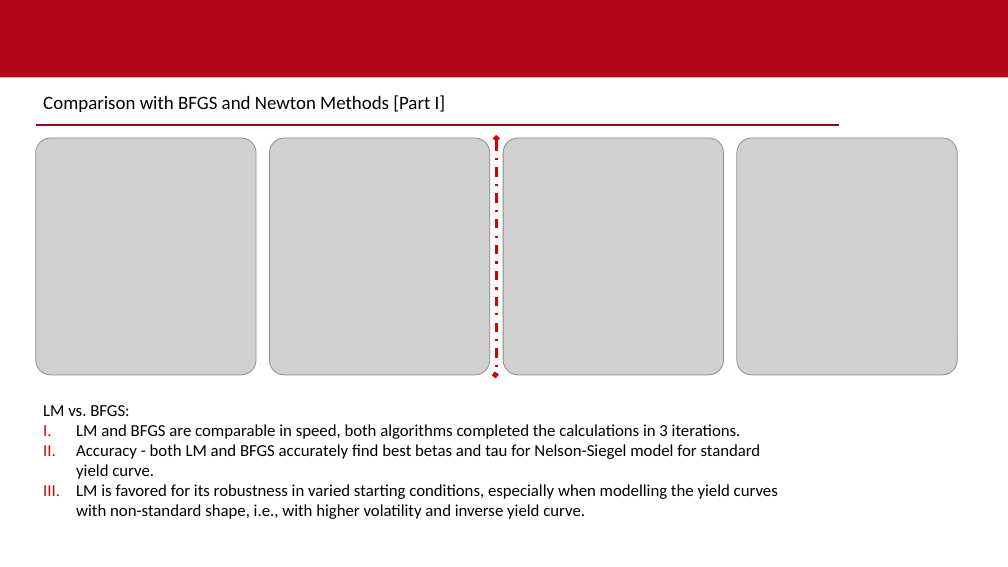
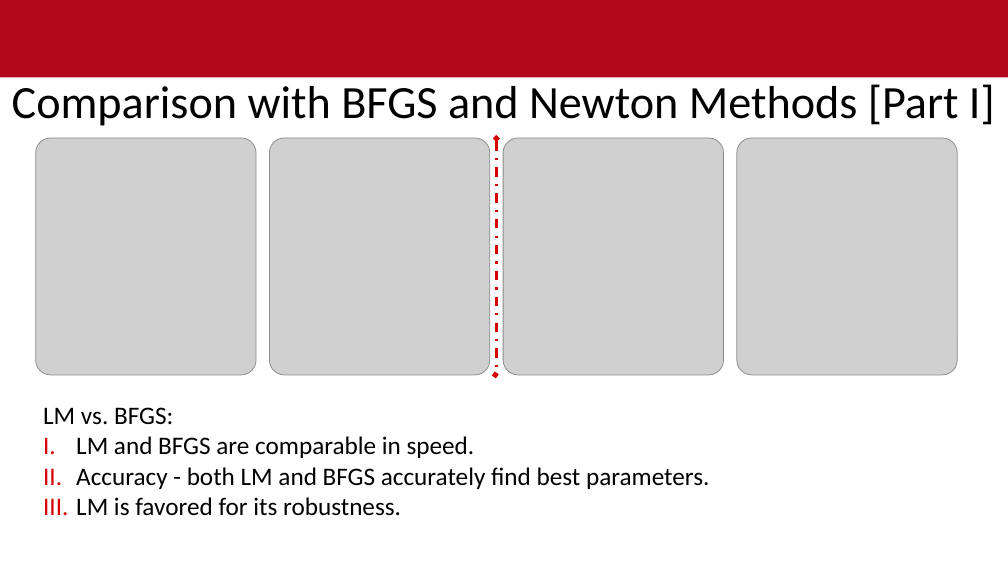
Before and after one commit to ibrahimuali/CompMath, a slide deck: slide 19 of power point - gradient descent newton lm.pptx (slide 16 before the commit). Drawn at 1008x567 pixels with LibreOffice and Linux fonts; fonts in the diff are those of the drawing; grey boxes stand for pictures; background and template pictures are left out. Boxes give left, top, right and bottom in pixels: in the first picture for what was removed or moved away, otherwise in the second. Text is boxed around its words. In the diff, an @@ line names an element or a change of style, - is before the commit and + after.

```diff
--- a/power point - gradient descent newton lm.pptx
+++ b/power point - gradient descent newton lm.pptx
@@ title "Comparison with BFGS and Newton ...": place and size @@
-title "Comparison with BFGS and Newton ..." at (43,95,446,112)
+title "Comparison with BFGS and Newton ..." at (12,84,995,126)
@@ title "Comparison with BFGS and Newton ..." at (12,84,995,126): size 18 to 44 pt; alignment left to centre @@
@@ line removed from (36, 126) to (839, 126) @@
@@ text at (43,407,173,425): size 16 to 24 pt in "LM vs. BFGS:" @@
@@ text at (76,436,709,516): text changed; size 16 to 24 pt @@
-I. LM and BFGS are comparable in speed, both algorithms completed the calculations in 3 iterations.
-II. Accuracy - both LM and BFGS accurately find best betas and tau for Nelson-Siegel model for standard yield curve.
-III. LM is favored for its robustness in varied starting conditions, especially when modelling the yield curves with non-standard shape, i.e., with higher volatility and inverse yield curve.
+I. LM and BFGS are comparable in speed.
+II. Accuracy - both LM and BFGS accurately find best parameters.
+III. LM is favored for its robustness.
```
Also in this commit, not shown: 7 other slides changed, 3 slides added, 1 slide removed.
